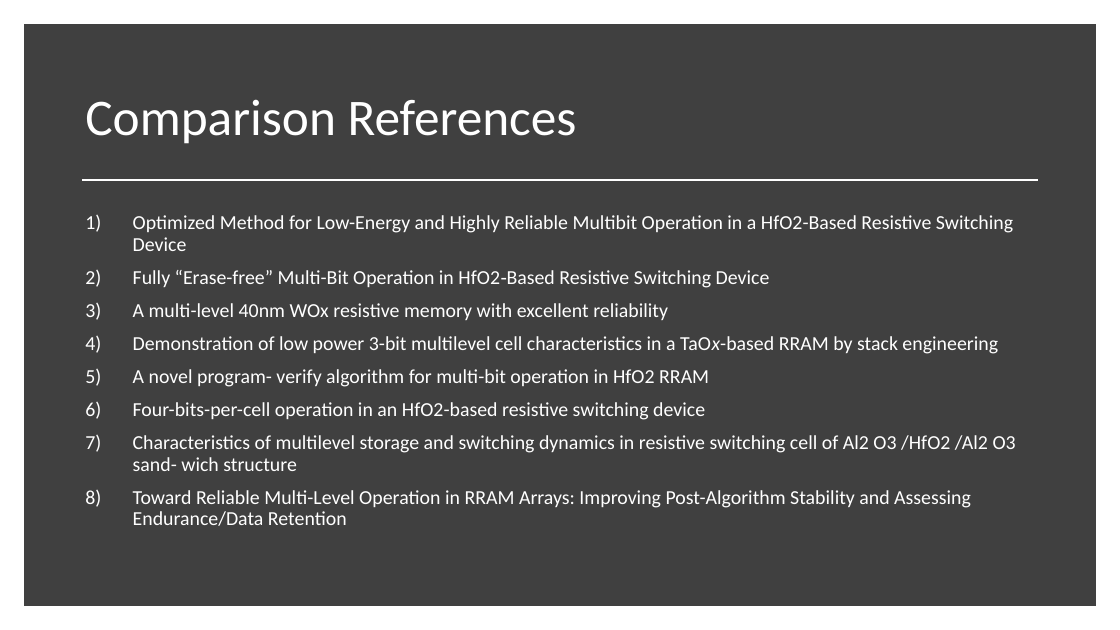
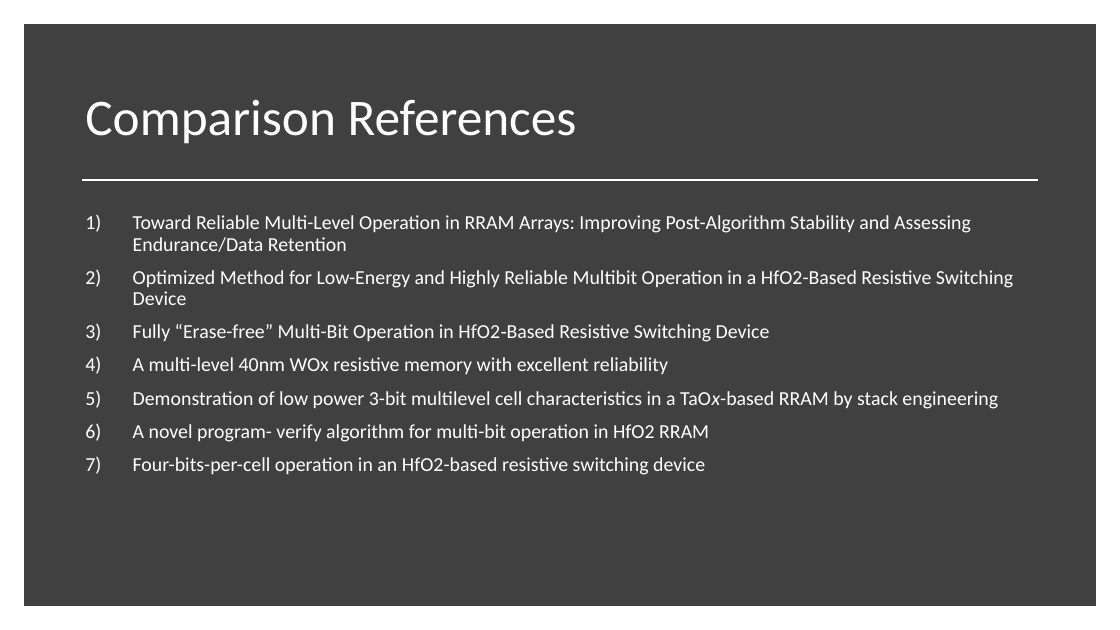
Before and after one commit to akashlevy/RRAM-RADAR-Tuning, a slide deck: slide 33 of presentations/Updates 8-12-20.pptx (slide 32 before the commit). Drawn at 1120x630 pixels with LibreOffice and Linux fonts; fonts in the diff are those of the drawing. Boxes give left, top, right and bottom in pixels: in the first picture for what was removed or moved away, otherwise in the second. Text is boxed around its words. In the diff, an @@ line names an element or a change of style, - is before the commit and + after.

```diff
--- a/presentations/Updates 8-12-20.pptx
+++ b/presentations/Updates 8-12-20.pptx
@@ text at (x1=133, y1=215, x2=971, y2=252): paragraph added @@
+1) Toward Reliable Multi-Level Operation in RRAM Arrays: Improving Post-Algorithm Stability and Assessing Endurance/Data Retention
@@ text at (x1=133, y1=435, x2=1016, y2=526): paragraphs removed @@
-7) Characteristics of multilevel storage and switching dynamics in resistive switching cell of Al2 O3 /HfO2 /Al2 O3 sand- wich structure
-8) Toward Reliable Multi-Level Operation in RRAM Arrays: Improving Post-Algorithm Stability and Assessing Endurance/Data Retention
```
Also in this commit, not shown: 2 other slides changed, 1 slide added, 5 other files.
